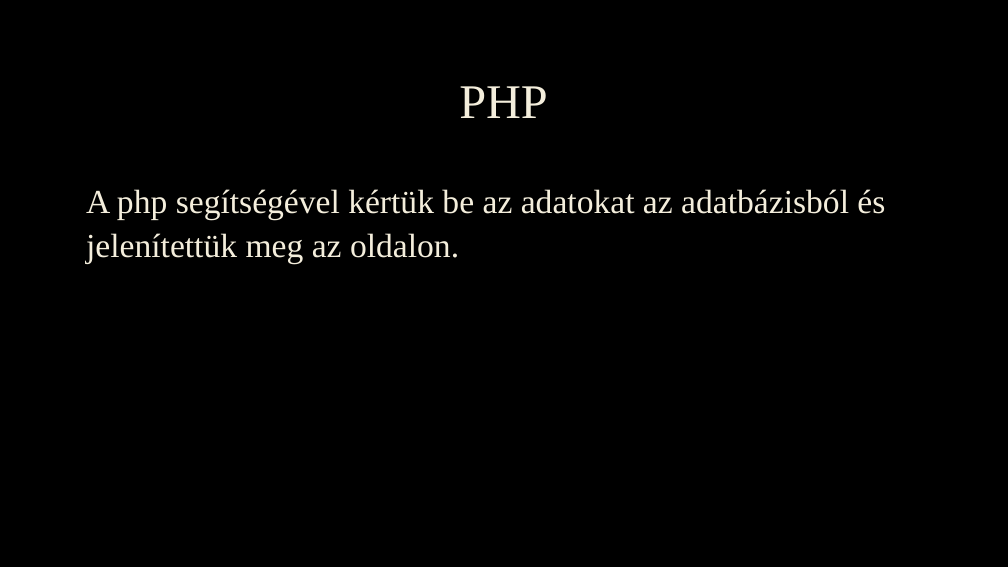
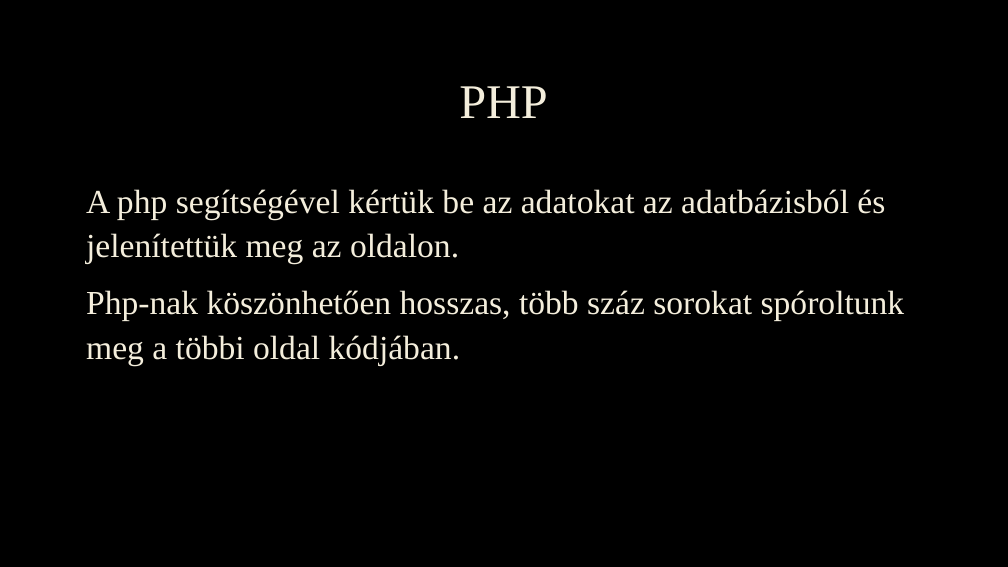
Before and after one commit to FeketeD/Berenyi-kft., a slide deck: slide 10 of prezi.pptx. Drawn at 1008x567 pixels with LibreOffice and Linux fonts; fonts in the diff are those of the drawing; background and template pictures are left out. Boxes give left, top, right and bottom in pixels: in the first picture for what was removed or moved away, otherwise in the second. Text is boxed around its words. In the diff, an @@ line names an element or a change of style, - is before the commit and + after.

```diff
--- a/prezi.pptx
+++ b/prezi.pptx
@@ text at box(86, 290, 905, 365): paragraph added @@
+Php-nak köszönhetően hosszas, több száz sorokat spóroltunk meg a többi oldal kódjában.
```
Also in this commit, not shown: 1 slide removed.
